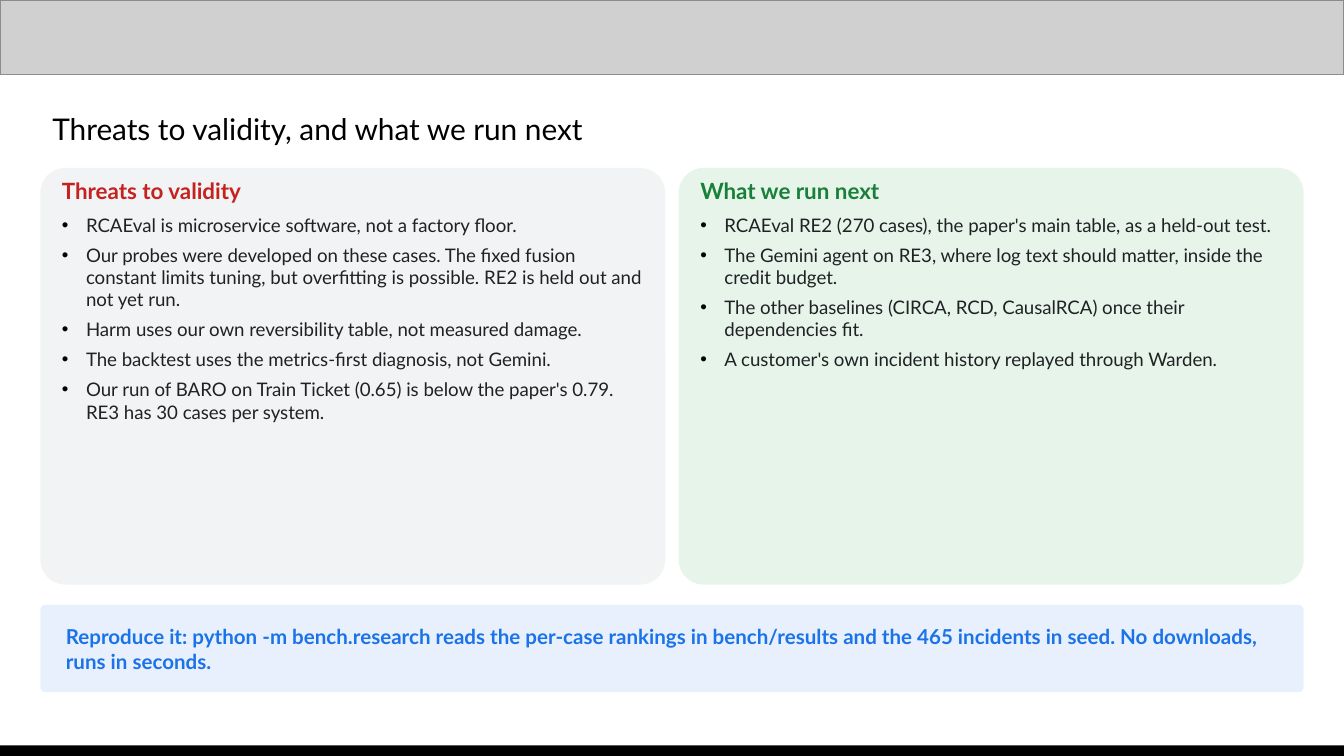
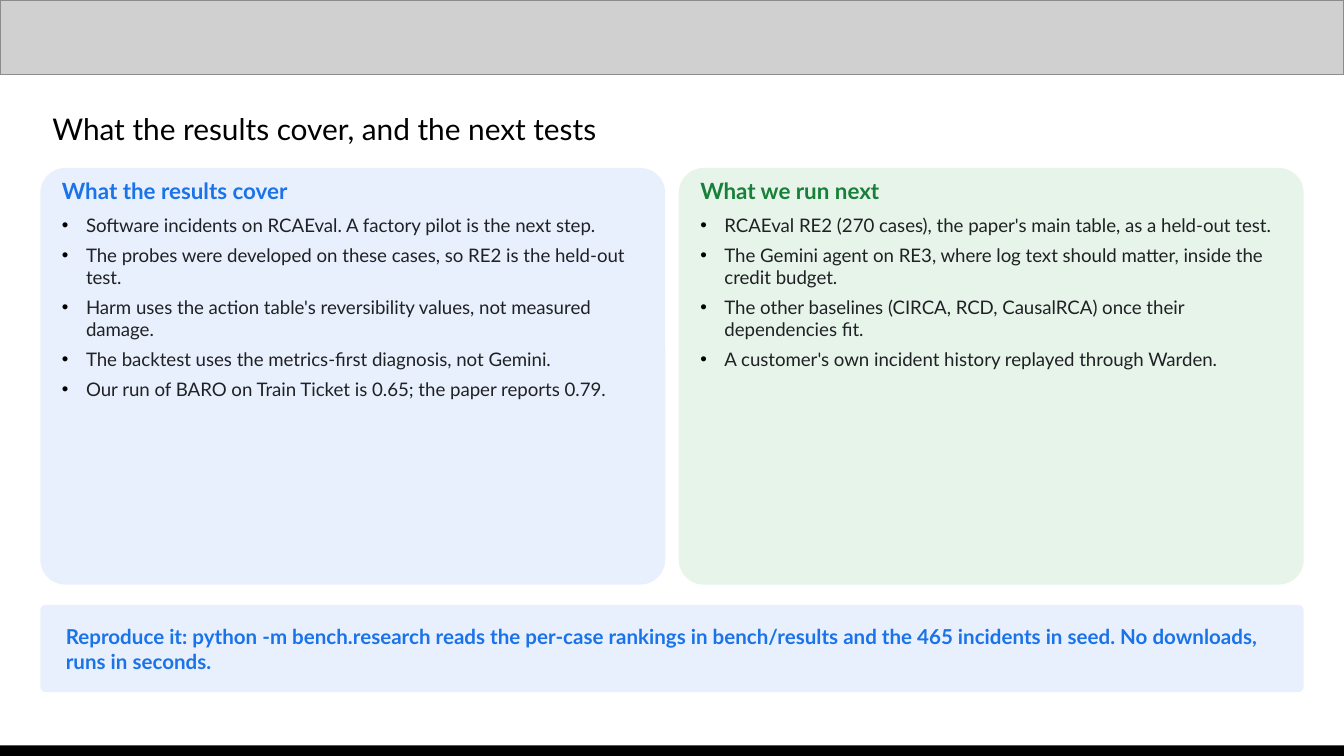
Before and after one commit to shreyash-sharma/tolerance, a slide deck: slide 16 of submission/Tolerance - AI Builder Cup submission.pptx. Drawn at 1344x756 pixels with LibreOffice and Linux fonts; fonts in the diff are those of the drawing; grey boxes stand for pictures. Boxes give left, top, right and bottom in pixels: in the first picture for what was removed or moved away, otherwise in the second. Text is boxed around its words. In the diff, an @@ line names an element or a change of style, - is before the commit and + after.

```diff
--- a/submission/Tolerance - AI Builder Cup submission.pptx
+++ b/submission/Tolerance - AI Builder Cup submission.pptx
@@ text at [52,118,596,144]: text changed @@
-Threats to validity, and what we run next
+What the results cover, and the next tests
@@ rounded rectangle at [40,168,665,585]: fill #F1F3F4 to #E8F0FE @@
@@ text at [62,182,625,340]: text changed @@
-Threats to validity
-• RCAEval is microservice software, not a factory floor.
-• Our probes were developed on these cases. The fixed fusion constant limits tuning, but overfitting is possible. RE2 is held out and not yet run.
-• Harm uses our own reversibility table, not measured damage.
+What the results cover
+• Software incidents on RCAEval. A factory pilot is the next step.
+• The probes were developed on these cases, so RE2 is the held-out test.
+• Harm uses the action table's reversibility values, not measured damage.
@@ text at [86,382,606,400]: text changed @@
-• Our run of BARO on Train Ticket (0.65) is below the paper's 0.79. RE3 has 30 cases per system.
+• Our run of BARO on Train Ticket is 0.65; the paper reports 0.79.
```
Also in this commit, not shown: 4 other slides changed, 2 other files.
